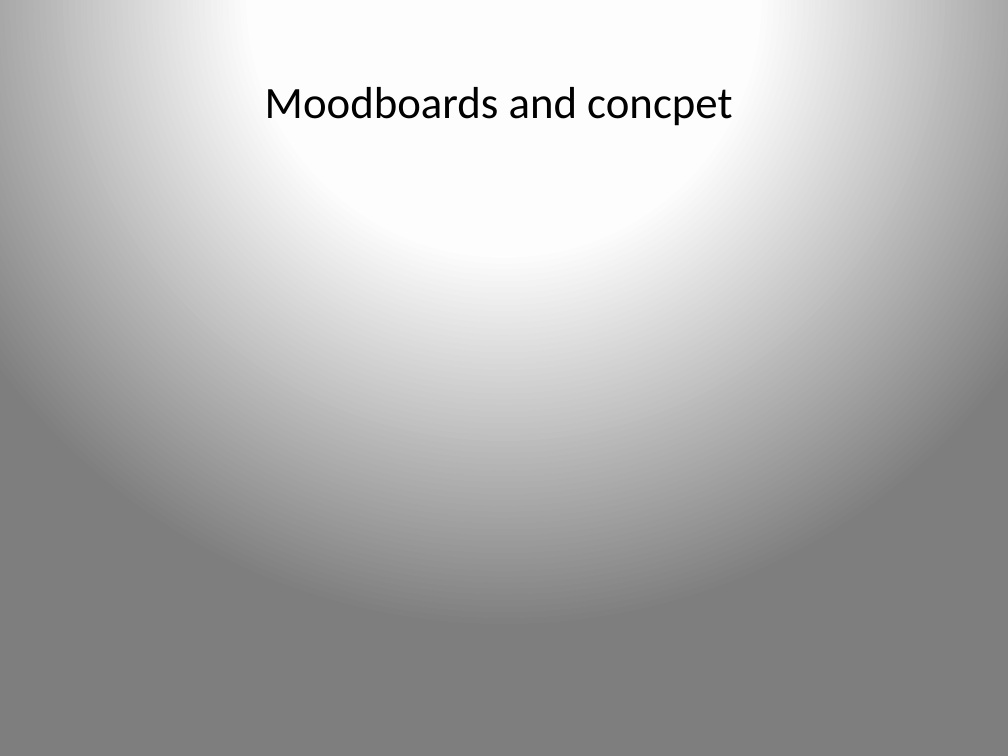
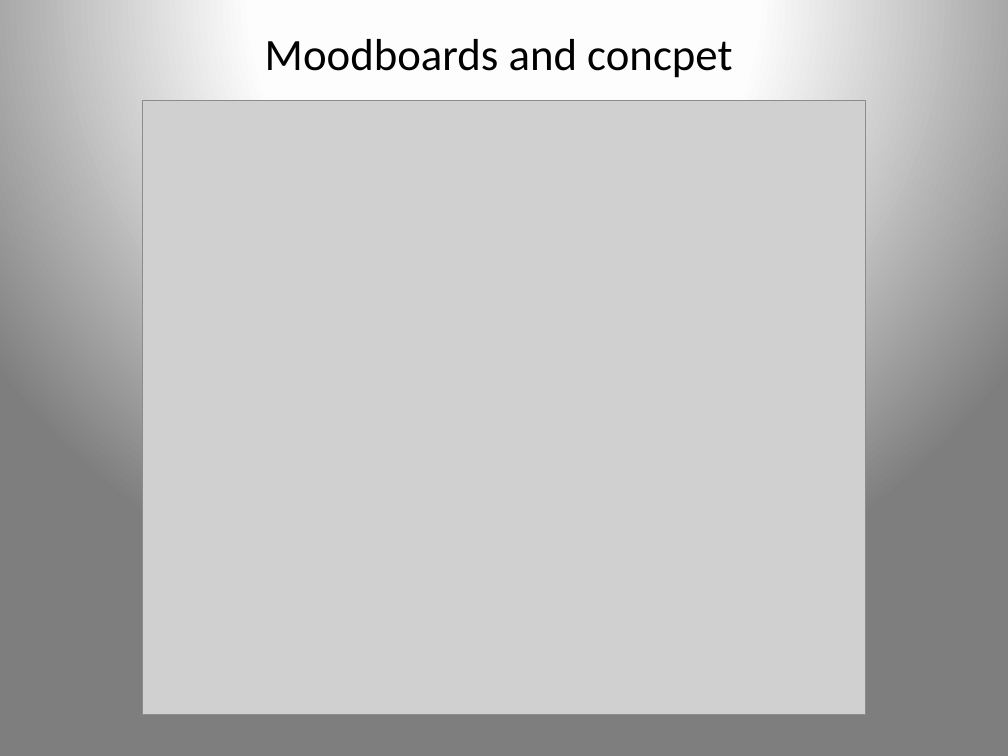
Before and after one commit to UoSGamesGroups/second-semester-s2-l4-5-group-19, a slide deck: slide 6 of Presentation/Pitch Presentation_Group 19.pptx. Drawn at 1008x756 pixels with LibreOffice and Linux fonts; fonts in the diff are those of the drawing; grey boxes stand for pictures. Boxes give left, top, right and bottom in pixels: in the first picture for what was removed or moved away, otherwise in the second. Text is boxed around its words. In the diff, an @@ line names an element or a change of style, - is before the commit and + after.

```diff
--- a/Presentation/Pitch Presentation_Group 19.pptx
+++ b/Presentation/Pitch Presentation_Group 19.pptx
@@ text "Moodboards and concpet": place and size @@
-text "Moodboards and concpet" at [265,87,732,126]
+text "Moodboards and concpet" at [265,39,732,78]
@@ picture added at [142,100,865,715] @@
```
Also in this commit, not shown: 2 other slides changed, 2 slides added, 1 slide removed.
